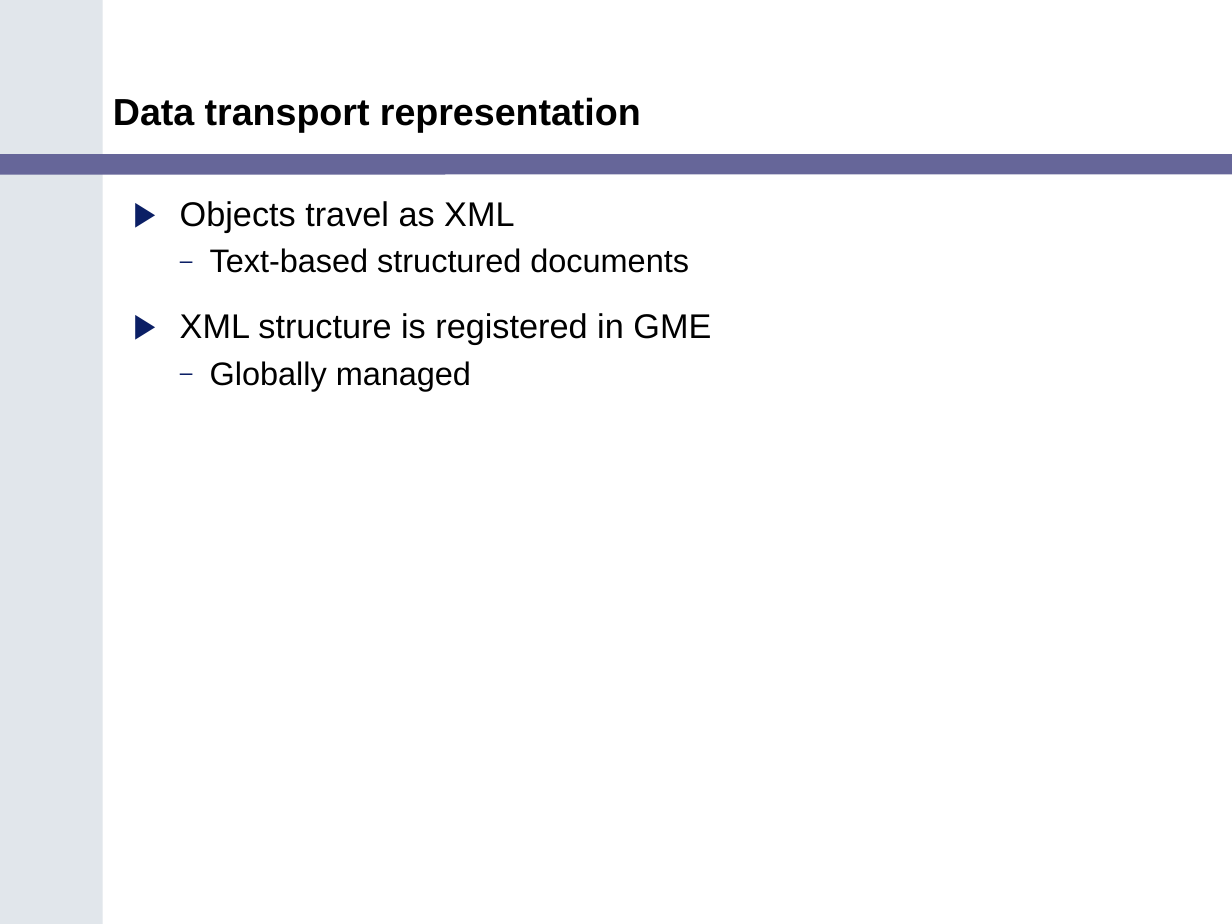
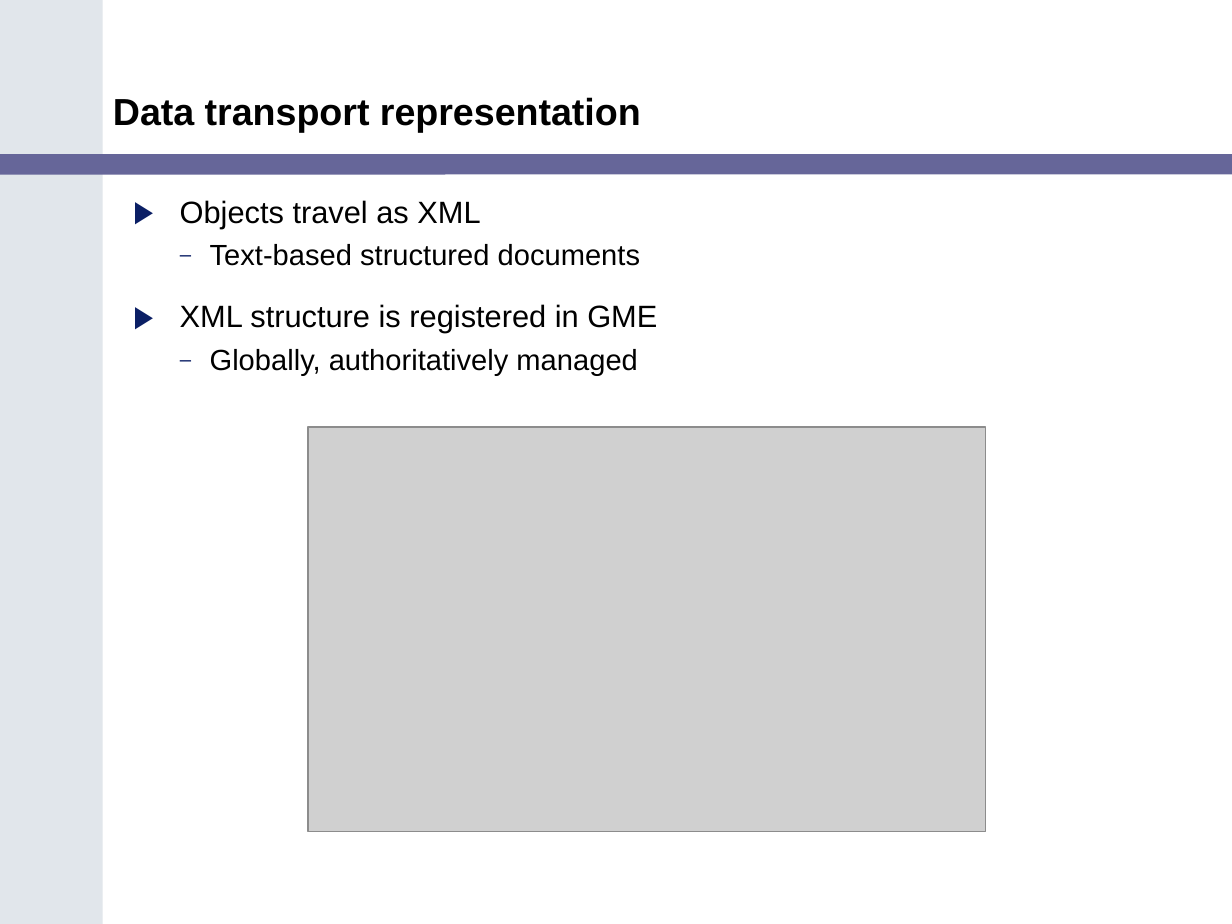
Before and after one commit to NCIP/cagrid-portal, a slide deck: slide 9 of cagrid-1-0/Documentation/presentations/200602_VCDE_ARCH/Gold_Review_Arch_VCDE_Feb1.ppt (slide 8 before the commit). Drawn at 1232x924 pixels with LibreOffice and Linux fonts; fonts in the diff are those of the drawing; grey boxes stand for pictures; background and template pictures are left out. Boxes give left, top, right and bottom in pixels: in the first picture for what was removed or moved away, otherwise in the second. Text is boxed around its words. In the diff, an @@ line names an element or a change of style, - is before the commit and + after.

```diff
--- a/cagrid-1-0/Documentation/presentations/200602_VCDE_ARCH/Gold_Review_Arch_VCDE_Feb1.ppt
+++ b/cagrid-1-0/Documentation/presentations/200602_VCDE_ARCH/Gold_Review_Arch_VCDE_Feb1.ppt
@@ text at (x1=180, y1=200, x2=657, y2=333): size 20 to 18 pt in "Objects travel as XML", "XML structure is registered in GME"; size 19 to 17 pt in "Text-based structured documents" @@
@@ text at (x1=210, y1=349, x2=637, y2=375): text changed; size 19 to 17 pt @@
-  – Globally managed
+  – Globally, authoritatively managed
@@ picture added at (x1=308, y1=428, x2=986, y2=832) @@
```
Also in this commit, not shown: 6 other slides changed.
